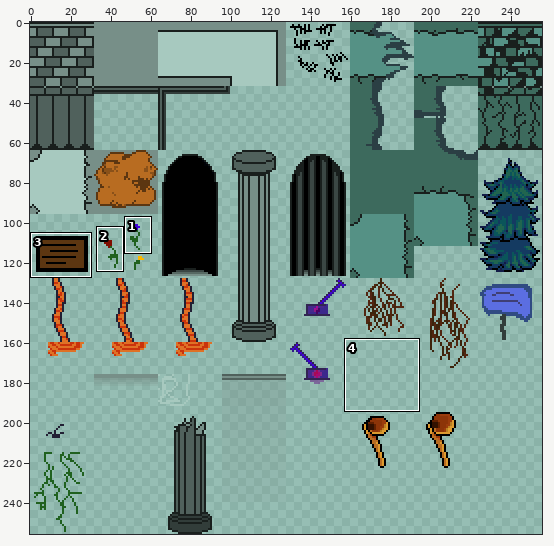
Sprite sheet -- textures/dungeon.png. The first picture is a wide view before the edit; the outline marks the close-up.
Close-up. As it was:
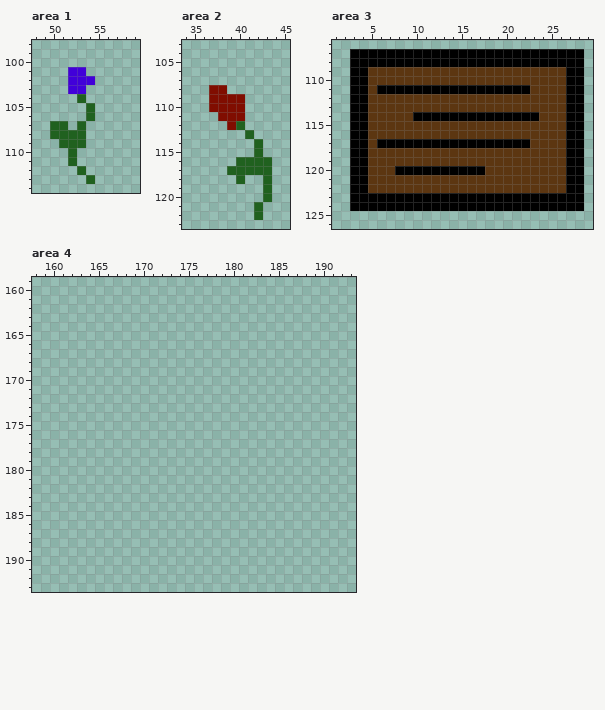
The file is 256x256 pixels. Pixels under 10% opacity are left out. Colours within 5 levels of each other are drawn and written as one. Shown: area 1: x 48..59, y 98..114; area 2: x 34..45, y 103..123; area 3: x 1..29, y 106..126; area 4: x 158..193, y 159..193. The commit also changed other parts of the picture, which this record leaves out.
The same view after the edit:
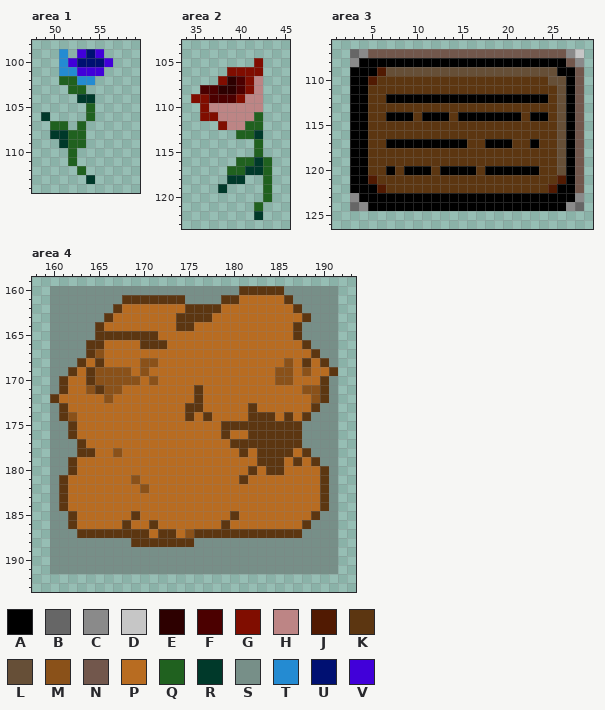
Palette (. is transparent): A #000000  B #666666  C #8a8a8a  D #c6c6c6  E #2d0000  F #4b0000  G #800d00  H #bd8585  J #511a02  K #5c3611  L #664f37  M #8a5119  N #72574c  P #b86c21  Q #20611f  R #00392a  S #778f88  T #248bd2  U #001072  V #4100d9
Change:
Changed rows in their new state; - is an unchanged pixel.
Area 1:
first column x 49:
 99 --T-VUV-
100 --TVUUUV
101 --TT-VV-
102 --QQTT--
103 ---QQ---
104 ----RR--
106 R-------
108 -RR-----
109 --R-----
first column x 54:
113 R
Area 2:
first column x 35:
105 -------G
106 ----GGGG
107 ---GEFGH
108 -FFEEFGH
109 GGFFF-HH
110 -GHHHHHH
111 -GGHHHHQ
112 ---GHHQQ
113 -----Q-R
116 -------R
117 ------RR
118 ----RR--
119 ---R----
122 -------R
Area 3:
first column x 3:
107 BCNNNNNNNNNNNNNNNNNNNNNNCD
108 C-----------------------NC
109 --AJLLLLLLLLLLLLLLLLLLLA-N
110 --J-------------------LL-N
111 ---KKKKKKKKKKKKKKKKK---L-N
112 ----AAAAAAAAAAAAAAAAAA-L-N
113 -----------------------L-N
114 ----AAAK---K-------K-A-L-N
115 -----------------------L-N
116 -----------------------L-N
117 ---K---------KK---KKA--L-N
118 -----------------------L-N
119 -----------------------L-N
120 ----AK---K----KAAAAAA--L-N
121 --J--------------------J-N
122 --AJ------------------JA-N
123 C------------------------C
124 BC----------------------CB
Area 4:
first column x 160:
160 SSSSSSSSSSSSSSSSSSSSSKKKKKSSSSSS
161 SSSSSSSSKKKKKKKSSSSKKPPPPPKSSSSS
162 SSSSSSSKPPPPPPPKKKKPPPPPPPPKSSSS
163 SSSSSSKPPPPPPPKKKKPPPPPPPPPPKSSS
164 SSSSSKPPPPPPPPKKPPPPPPPPPPPKSSSS
165 SSSSSKKKKKKKPPPPPPPPPPPPPPPKSSSS
166 SSSSKKPPPPKKKPPPPPPPPPPPPPPPKSSS
167 SSSSKMPPPPPPPPPPPPPPPPPPPPPPPKSS
168 SSSKPKPPPPMMPPPPPPPPPPPPPPMPKPKS
169 SSKPKMMMMPMPPPPPPPPPPPPPPMMPMPPK
170 SKPPKMMMMMPMPPPPPPPPPPPPPMMPPPKS
171 SKPPMKMMPPPPPPPPKPPPPPPPPPPPMMKS
172 KPPPPPMPPPPPPPPPKPPPPPPPPPPPPMKS
173 SKPPPPPPPPPPPPPKKPPPPPKPPPPPPKSS
174 SKMPPPPPPPPPPPPKPKPPPPKKKPKPKSSS
175 SSKPPPPPPPPPPPPPPPPKKKKKKKKKSSSS
176 SSKPPPPPPPPPPPPPPPPKPPKKKKKKSSSS
177 SSSKPPPPPPPPPPPPPPPPKKKKKKKKSSSS
178 SSSKKPPMPPPPPPPPPPPPPKPKKKKPKSSS
179 SSKPPPPPPPPPPPPPPPPPPPPKKKPKPKSS
180 SSKPPPPPPPPPPPPPPPPPPPKPKKPPPPKS
181 SKPPPPPPPMPPPPPPPPPPPKPPPPPPPPKS
182 SKPPPPPPPPMPPPPPPPPPPPPPPPPPPPKS
183 SKPPPPPPPPPPPPPPPPPPPPPPPPPPPPKS
184 SKPPPPPPPPPPPPPPPPPPPPPPPPPPPPKS
185 SSKPPPPPPKPPPPPPPPPPKPPPPPPPPKSS
186 SSKPPPPPKPPKPPPPPPPKPPPPPPPPKSSS
187 SSSKKKKKKKKPKKPMKKKKKKKKKKKKSSSS
188 SSSSSSSSSKKKKKKKSSSSSSSSSSSSSSSS
189 SSSSSSSSSSSSSSSSSSSSSSSSSSSSSSSS
190 SSSSSSSSSSSSSSSSSSSSSSSSSSSSSSSS
191 SSSSSSSSSSSSSSSSSSSSSSSSSSSSSSSS
